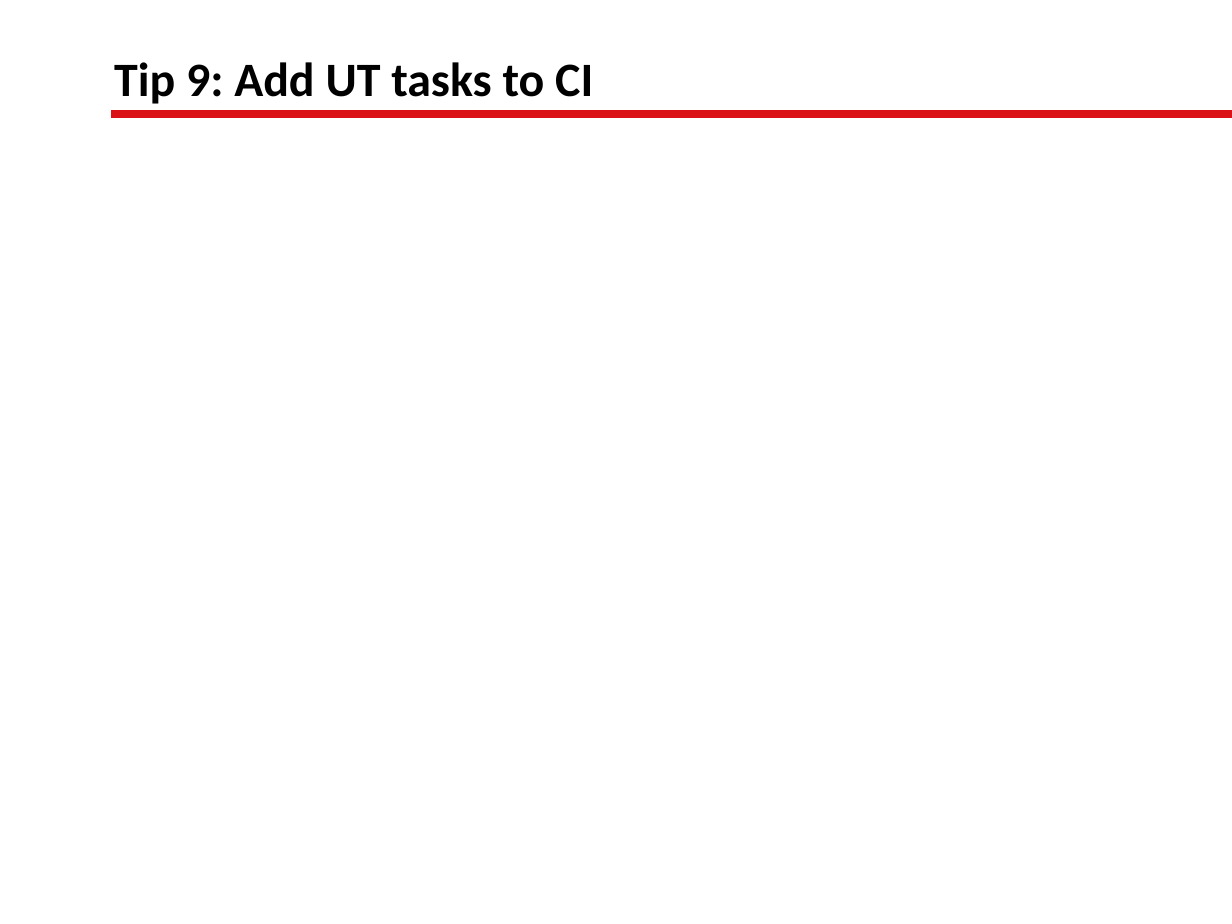
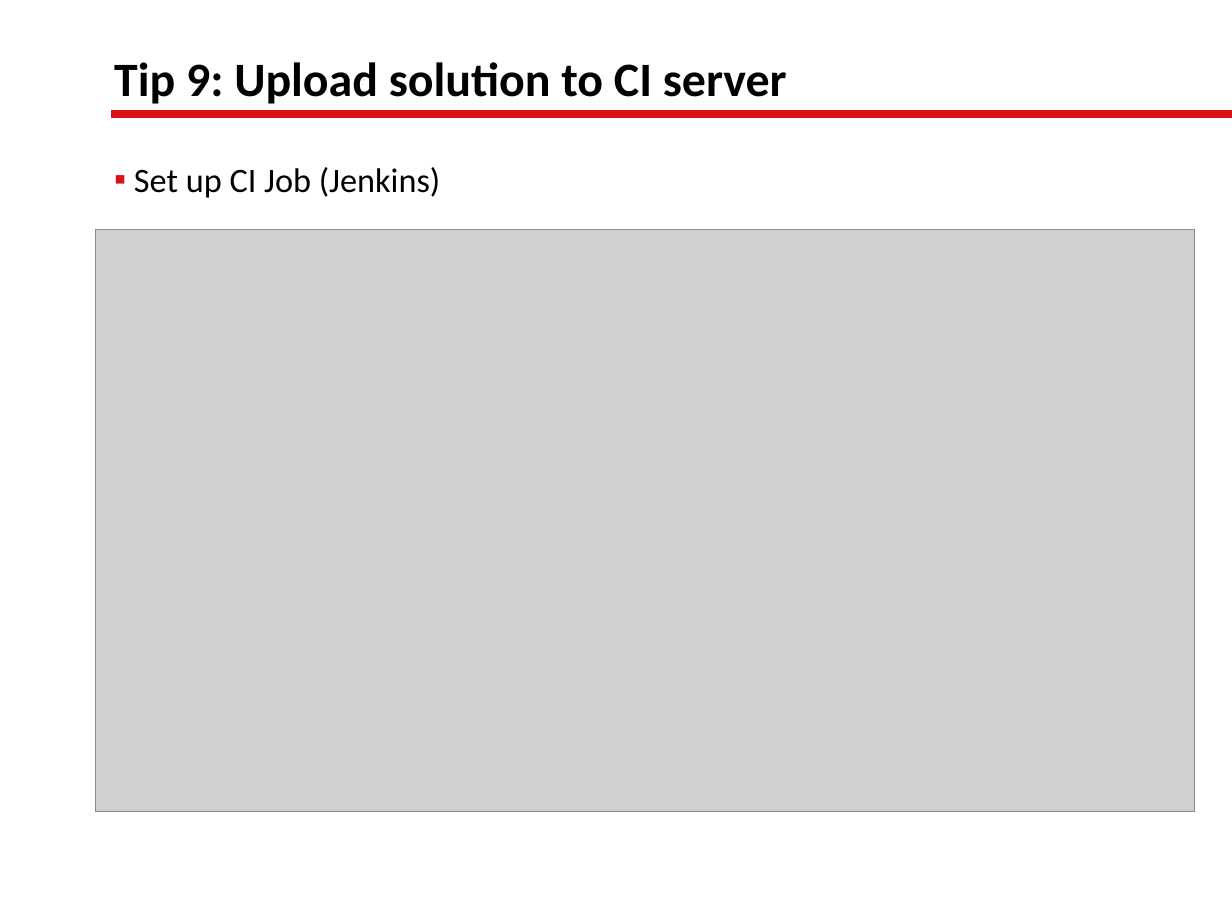
Before and after one commit to lgoldin/TestOrientedDevelopment, a slide deck: slide 16 of Test-Oriented Development.pptx (slide 13 before the commit). Drawn at 1232x924 pixels with LibreOffice and Linux fonts; fonts in the diff are those of the drawing; grey boxes stand for pictures; background and template pictures are left out. Boxes give left, top, right and bottom in pixels: in the first picture for what was removed or moved away, otherwise in the second. Text is boxed around its words. In the diff, an @@ line names an element or a change of style, - is before the commit and + after.

```diff
--- a/Test-Oriented Development.pptx
+++ b/Test-Oriented Development.pptx
@@ title at [114, 62, 787, 104]: text changed @@
-Tip 9: Add UT tasks to CI
+Tip 9: Upload solution to CI server
@@ text added at [134, 167, 440, 198], 20 pt, text #000000 @@
+  ▪ Set up CI Job (Jenkins)
@@ picture added at [96, 230, 1195, 812] @@
```
Also in this commit, not shown: 1 other slide changed, 4 slides added, 50 other files.
